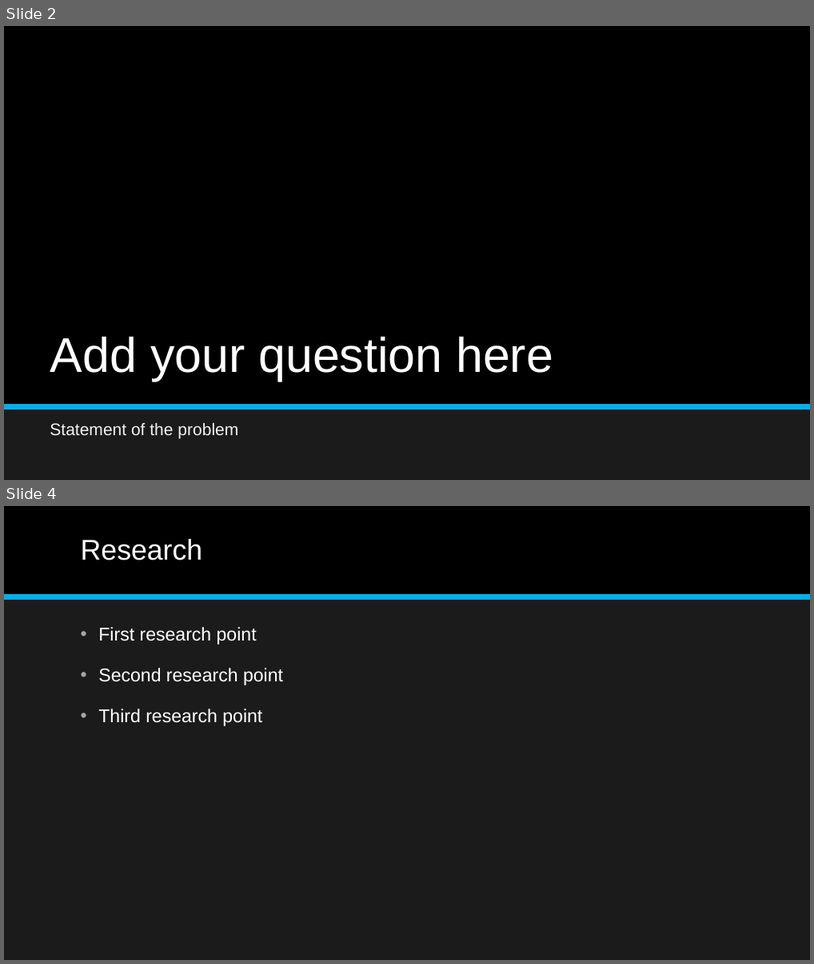
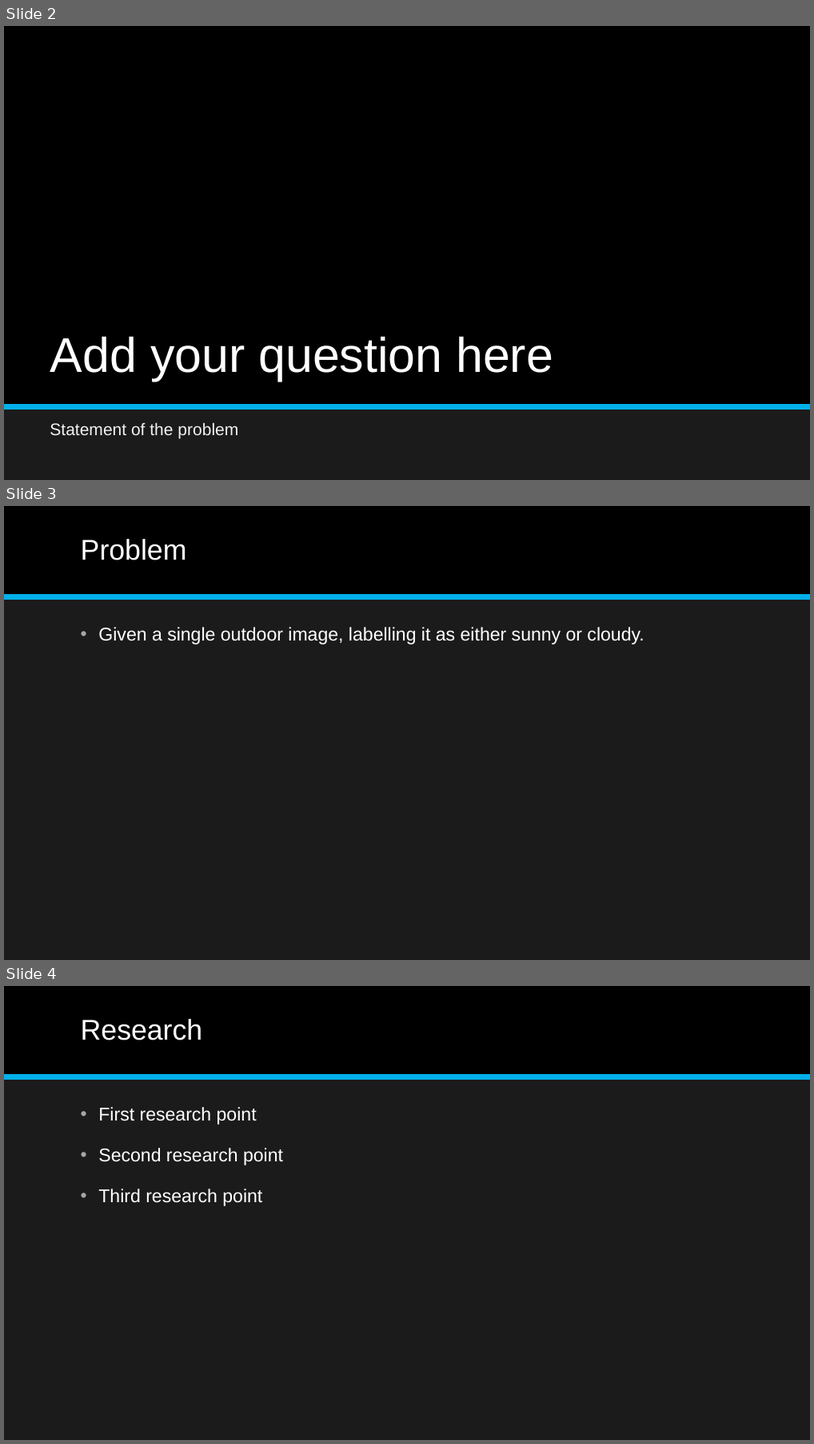
Before and after one commit to QingboKang/comp-6321-Machine-Learning-Project, a slide deck: Presentation/Two-Class Weather Classification.pptx. Shown one above the other, each under a label of ours: slides 2 and 4 before the commit, slides 2, 3 and 4 after it; the slides between them are not shown. The pictures are 814x964 and 814x1444 pixels, drawn with LibreOffice and Linux fonts; fonts in the diff are those of the drawing. Boxes give left, top, right and bottom in pixels: in the first picture for what was removed or moved away, otherwise in the second. Text is boxed around its words. In the diff, an @@ line names an element or a change of style, - is before the commit and + after.

Commit message:
ppt

```diff
--- a/Presentation/Two-Class Weather Classification.pptx
+++ b/Presentation/Two-Class Weather Classification.pptx
@@ slide 3 added at (x1=4, y1=506, x2=810, y2=960), background #1B1B1B; not listed: 2 template elements that a slide beside it also shows @@
@@ title added at (x1=81, y1=539, x2=187, y2=560), 34 pt, text #FFFFFF @@
+Problem
@@ text added at (x1=98, y1=627, x2=644, y2=644), 22 pt, text #FFFFFF @@
+• Given a single outdoor image, labelling it as either sunny or cloudy.
```
Also in this commit, not shown: 1 slide removed.
